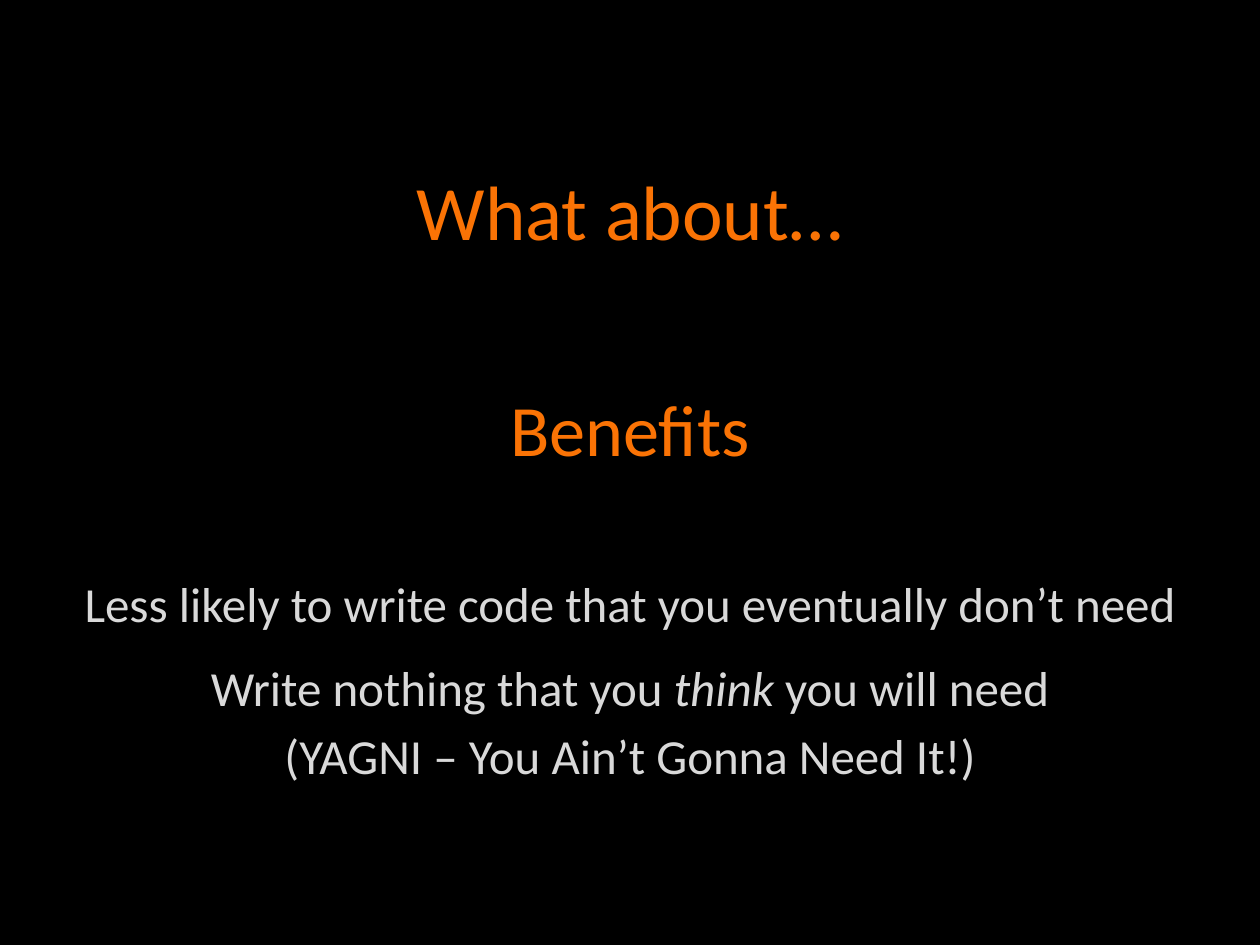
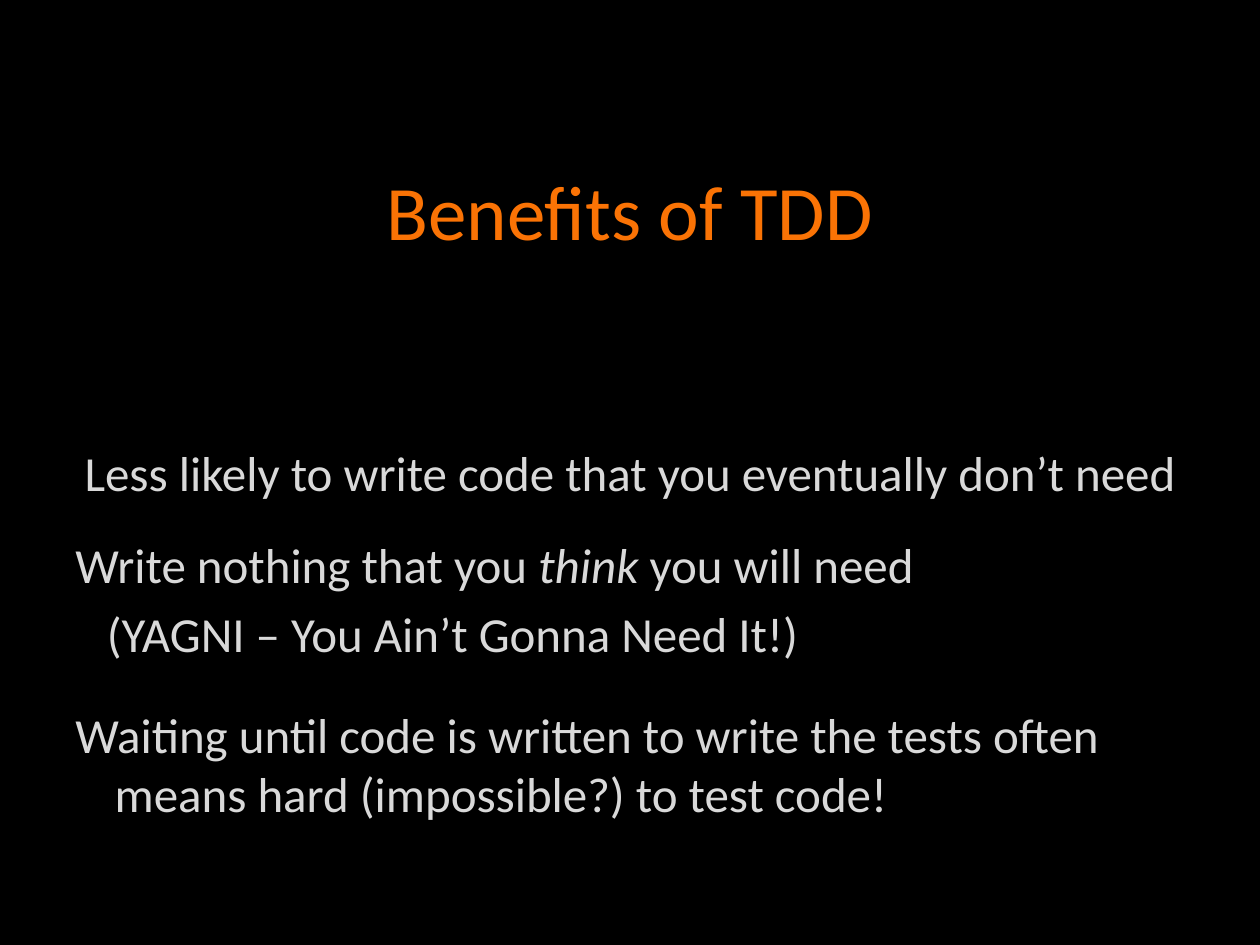
Before and after one commit to agilefire/November2010, a slide deck: slide 16 of Agile Firestarter Winter 2011 Test-Driven-Development.pptx (slide 21 before the commit). Drawn at 1260x945 pixels with LibreOffice and Linux fonts; fonts in the diff are those of the drawing. Boxes give left, top, right and bottom in pixels: in the first picture for what was removed or moved away, otherwise in the second. Text is boxed around its words. In the diff, an @@ line names an element or a change of style, - is before the commit and + after.

Commit message:
Latest version

```diff
--- a/Agile Firestarter Winter 2011 Test-Driven-Development.pptx
+++ b/Agile Firestarter Winter 2011 Test-Driven-Development.pptx
@@ title at (387,186,872,241): text changed @@
-What about…
+Benefits of TDD
@@ text removed at (510,406,749,457) @@
-Benefits
@@ text "Less likely to write code ...": place and size @@
-text "Less likely to write code ..." at (85,587,1175,630)
+text "Less likely to write code ..." at (85,456,1175,499)
@@ text "Write nothing that you think ...": place and size @@
-text "Write nothing that you think ..." at (211,672,1049,781)
+text "Write nothing that you think ..." at (75,549,913,659)
@@ text "Write nothing that you think ..." at (75,549,913,659): alignment centre to left @@
@@ text added at (75,719,1098,820), 28 pt, text #D9D9D9 @@
+Waiting until code is written to write the tests often means hard (impossible?) to test code!
```
Also in this commit, not shown: 9 other slides changed, 10 slides added, 13 slides removed.
